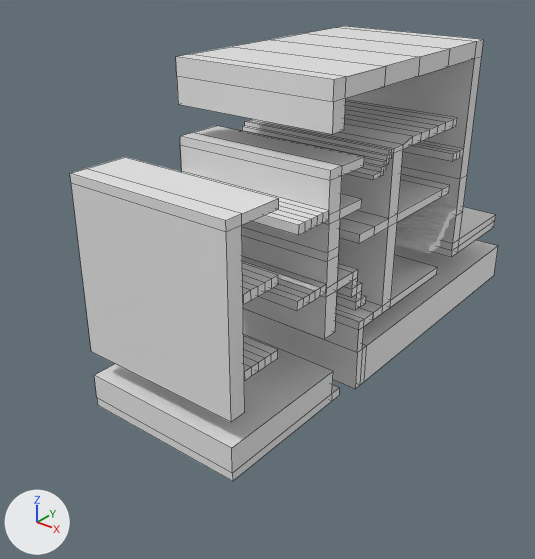
Renders of the FBX model Assets/Graphics/Models/Level 3/Scene2_Level_3.fbx from each side of a commit.
Both versions are drawn from a 50 mm lens placed at (95.5, 44.4, 89.9), pointed at (-5.3, 170.5, 11.7). The axes (+X, +Y, +Z) are drawn at lower left. The lights are the same throughout. Mesh edges are drawn as thin lines on the coarser meshes. Where no turn or scale is listed for an object, it has been applied to the vertices. Vertices at the same position are counted once.
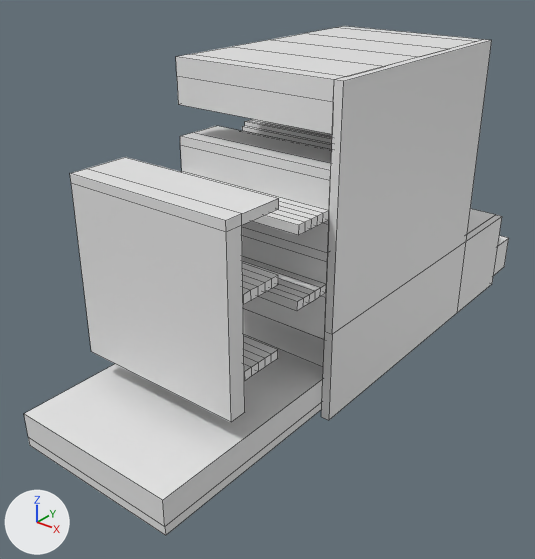
Commit message: updated models for levels

Edits to the bpy script that builds the scene:
```text
Change me_cube_016:
    where me_cube_016.from_pydata(...)  # 28 vertices, 25 faces; spans x -20.0..20.0, y -79.0..1.0, z -9.0..9.0
    used by ob_cube_009; location = (0.0, 251.0, -1.0)
    before: 0 (20.0, 1.0, -9.0) at pixel (494, 275), 1 (20.0, 1.0, 1.0) at pixel (498, 245), 4 (-20.0, 1.0, -9.0), 5 (-20.0, 1.0, 1.0)
    me_cube_016 part 1
    add for i in [0, 1, 4, 5]: me_cube_016.vertices[i].co += Vector((0.0, 8.0, 0.0))
Change me_cube_023:
    where me_cube_023.from_pydata(...)  # 16 vertices, 14 faces; spans x -20.0..20.0, y -33.0..4.0, z -7.0..1.0
    used by ob_cube_015; location = (0.0, 161.0, -1.0)
    before: 2 (20.0, -33.0, -5.0) at pixel (232, 473), 3 (20.0, -33.0, 1.0) at pixel (231, 448), 6 (-20.0, -33.0, -5.0) at pixel (96, 397), 7 (-20.0, -33.0, 1.0) at pixel (94, 375), 8 (20.0, -33.0, -7.0) at pixel (232, 481)
    before: 10 (-20.0, -33.0, -7.0) at pixel (97, 405)
    me_cube_023 part 3
    add for i in [2, 3, 6, 7, 8, 10]: me_cube_023.vertices[i].co += Vector((0.0, -18.0, 0.0))
Change me_cube_009:
    used by ob_building1; location = (0.0, 201.0, 7.0)
    remove me_cube_009.from_pydata(...)  # 116 vertices, 113 faces; spans x -20.0..20.0, y -31.0..11.0, z -1.0..40.0
    add me_cube_009.from_pydata(...)  # 92 vertices, 89 faces; spans x -20.0..20.0, y -31.0..11.0, z -1.0..39.0
    me_cube_009 part 2
    26 vertices are removed from x -20.0..20.0, y -11.0..11.0, z 38.0..40.0
    29 faces are deleted
    2 vertices are added at (20.0, 11.0, 39.0), (-20.0, 11.0, 39.0)
    5 new faces join them
Add me_cube:
    me_cube.from_pydata([(-1.0, -1.0, -21.0), (-1.0, -1.0, 1.0), (-1.0, 23.0, -21.0), (-1.0, 23.0, 1.0), (1.0, -1.0, -21.0), (1.0, -1.0, 1.0), (1.0, 23.0, -21.0), (1.0, 23.0, 1.0), (-1.0, -65.0, -21.0), (-1.0, -65.0, 1.0), (1.0, -65.0, 1.0), (1.0, -65.0, -21.0), (1.0, -1.0, 53.0), (-1.0, -1.0, 53.0), (1.0, -65.0, 53.0), (-1.0, -65.0, 53.0)], [], [(0, 1, 3, 2), (2, 3, 7, 6), (6, 7, 5, 4), (1, 0, 8, 9), (2, 6, 4, 0), (7, 3, 1, 5), (11, 10, 9, 8), (0, 4, 11, 8), (10, 5, 12, 14), (4, 5, 10, 11), (12, 13, 15, 14), (1, 9, 15, 13), (9, 10, 14, 15), (5, 1, 13, 12)])
Add ob_cube_001:
    ob_cube_001 = bpy.data.objects.new('Cube.001', me_cube)
    ob_cube_001.location = (21.0, 223.0, 11.0)
```

What differs and where, as boxes [x1, y1, x2, y2] in the pictures (535 x 559 px; the box of a moved part takes in the faces that stretch with it):
'Cube.001', added: after [321, 39, 502, 420]
'Cube.015', reshaped (22% wider, 37% taller): before [94, 335, 339, 481]; after [24, 335, 323, 535]
'Building1', reshaped: before [242, 99, 457, 320]; after [242, 119, 332, 150]
'Cube.009', reshaped: before [243, 240, 498, 389]; after [243, 236, 509, 367]
part 1 of me_cube_016, moved or reshaped: before [362, 240, 498, 381]; after [493, 236, 509, 276]
part 2 of me_cube_009, cut back: before [340, 99, 457, 149]
part 3 of me_cube_023, moved or reshaped: before [94, 349, 333, 481]; after [24, 349, 323, 535]
'Cube.006', unchanged, covered by the edit: before [395, 203, 457, 253]
